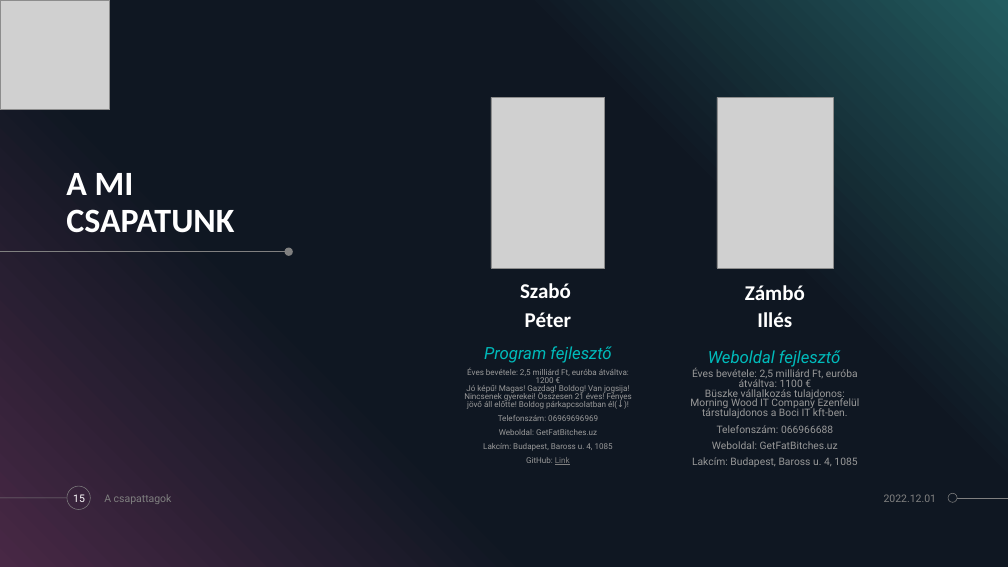
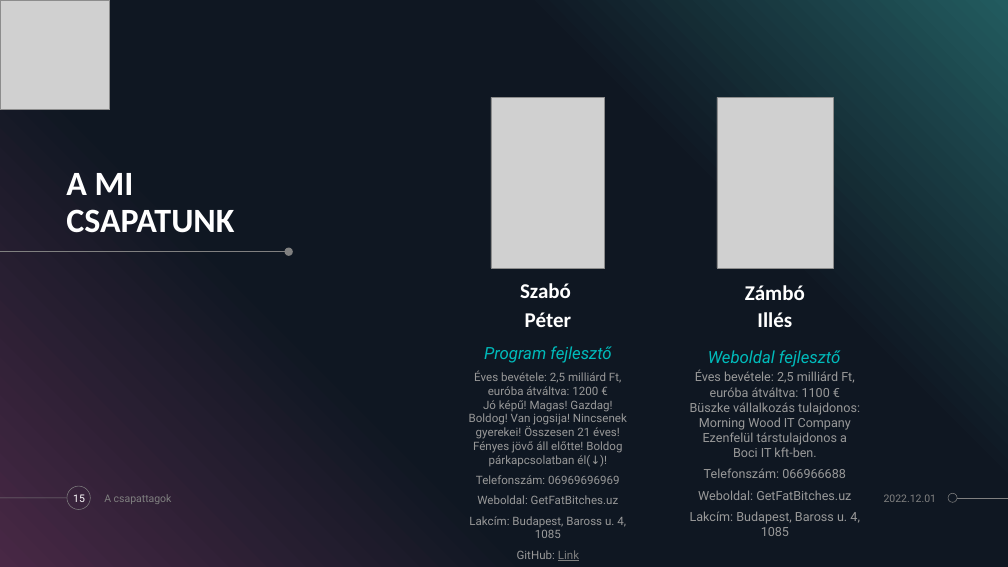
Before and after one commit to zamboilles21/terfelszinszamitas, a slide deck: slide 15 of documentation/PPT/TerFelSzoft.pptx. Drawn at 1008x567 pixels with LibreOffice and Linux fonts; fonts in the diff are those of the drawing; grey boxes stand for pictures. Boxes give left, top, right and bottom in pixels: in the first picture for what was removed or moved away, otherwise in the second. Text is boxed around its words. In the diff, an @@ line names an element or a change of style, - is before the commit and + after.

```diff
--- a/documentation/PPT/TerFelSzoft.pptx
+++ b/documentation/PPT/TerFelSzoft.pptx
@@ text "Éves bevétele: 2,5 milliárd Ft, ..." at <box>469,370,627,561</box>: size 7.7 to 11 pt; line spacing 0.8 to 1 @@
@@ text "Éves bevétele: 2,5 milliárd Ft, ..." at <box>690,370,860,536</box>: size 9.8 to 12 pt; line spacing 0.8 to 1 @@
```
Also in this commit, not shown: 5 other slides changed.
